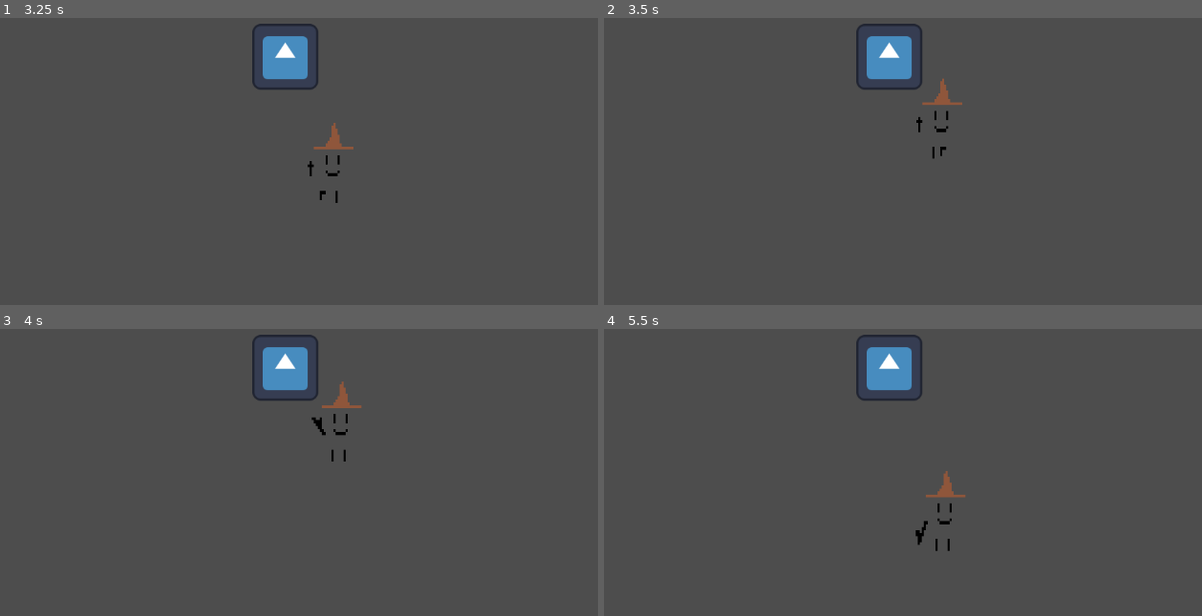
Above: before the commit, frames 1-4 (two rows, left to right).
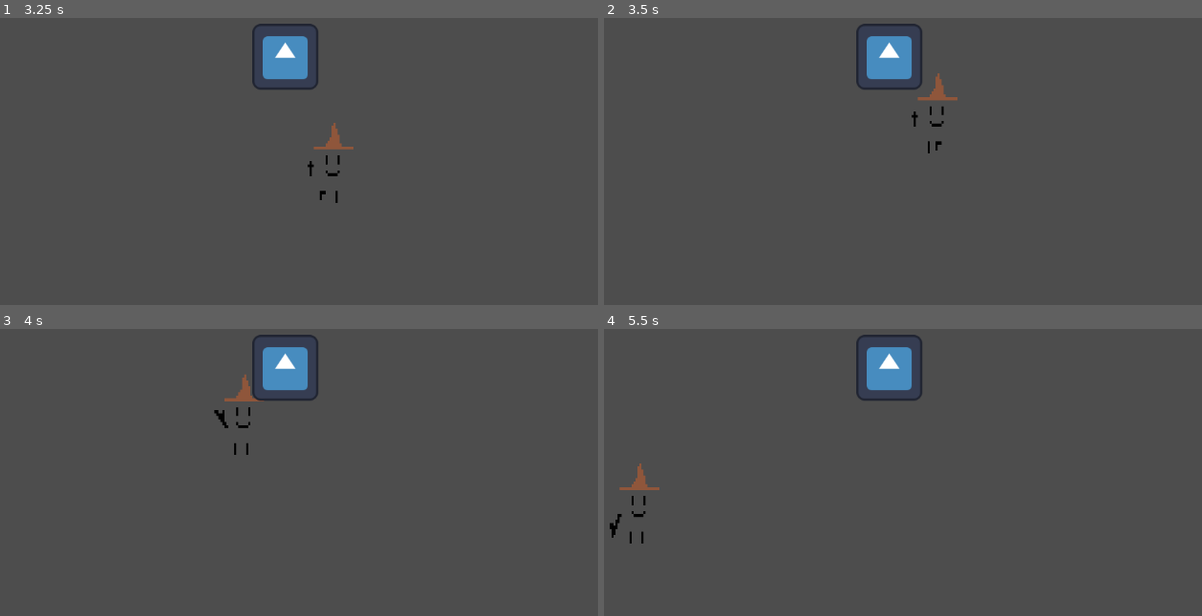
Above: after the commit, the same moments.

Repository: CplCanuck/mru-hacks-2025
Game: Godot game, scene res://Scenes/player_test.tscn
Same seed, same stepped clock (60 frames per second), same inputs: the game is played once before the commit and once after it. The engine's default icon, where the game draws it, is replaced by a stand-in: a white triangle on a blue panel in a dark square.
Inputs:
- Up to frame 1 (3.25 s): tap Enter at 0.5 s; hold D (right) 0.53-1.28 s; hold Space (attack) 0.53-1.28 s; hold S (down) 1.28-2.03 s; tap E (interact) at 1.35, 2.85 s; hold D (right) 2.03-2.78 s; hold Space (attack) 2.03-2.78 s; hold W (up) from 2.78 s (still down)
- Up to frame 2 (3.5 s): keep holding W (up)
- Up to frame 3 (4 s): release W (up) at 3.53 s; hold A (left) from 3.53 s (still down); hold Space (attack) from 3.53 s (still down)
- Up to frame 4 (5.5 s): release Space (attack) at 4.28 s; tap E (interact) at 4.35 s; release A (left) at 5.03 s; hold S (down) from 5.03 s (still down); hold Space (attack) from 5.03 s (still down)

Frame 1 is identical in both runs. In frame 2, 0.5% of the frame differs, in the area x 51-60%, y 19-50%; in frame 3, 0.6%; in frame 4, 0.7%, in the area x 0-61%, y 46-78%.

Commit message:
Add AttackBoxes

Diff:
--- a/Scenes/player.tscn
+++ b/Scenes/player.tscn
@@ -1,12 +1,12 @@
-[gd_scene load_steps=41 format=3 uid="uid://b0g05sv23vr6u"]
+[gd_scene load_steps=43 format=3 uid="uid://b0g05sv23vr6u"]
 
 [ext_resource type="Script" uid="uid://dybfiyquachh8" path="res://Scenes/player.gd" id="1_cvnsp"]
 [ext_resource type="Texture2D" uid="uid://dpoluq7707dbk" path="res://Assets/placeholderWitch-Sheet.png" id="2_cvnsp"]
 [ext_resource type="Script" uid="uid://dqlnduv0t376g" path="res://Scenes/player_animation_tree.gd" id="3_6t5aa"]
 
 [sub_resource type="CapsuleShape2D" id="CapsuleShape2D_onrkg"]
-radius = 33.0
-height = 118.0
+radius = 17.0
+height = 60.0
 
 [sub_resource type="Animation" id="Animation_7dp3o"]
 resource_name = "AttackDown"
@@ -335,10 +335,19 @@
 states/Start/position = Vector2(1174.6667, 246.7897)
 transitions = ["Start", "Idle", SubResource("AnimationNodeStateMachineTransition_6t5aa"), "Idle", "Run", SubResource("A …(343 unchanged characters)…
 
+[sub_resource type="CapsuleShape2D" id="CapsuleShape2D_6t5aa"]
+radius = 37.0
+height = 94.0
+
+[sub_resource type="RectangleShape2D" id="RectangleShape2D_6t5aa"]
+size = Vector2(53, 148)
+
 [node name="Player" type="CharacterBody2D"]
 script = ExtResource("1_cvnsp")
 
 [node name="CollisionShape2D" type="CollisionShape2D" parent="."]
+position = Vector2(0, 42)
+rotation = 1.5707964
 shape = SubResource("CapsuleShape2D_onrkg")
 
 [node name="Sprite2D" type="Sprite2D" parent="."]
@@ -363,3 +372,24 @@
 [node name="PlayerAnimation" type="Node2D" parent="." node_paths=PackedStringArray("animation_tree")]
 script = ExtResource("3_6t5aa")
 animation_tree = NodePath("../AnimationTree")
+
+[node name="AttackPivot" type="Marker2D" parent="."]
+position = Vector2(0, 42)
+
+[node name="AttackHitbox" type="Area2D" parent="AttackPivot"]
+
+[node name="CollisionShape2D" type="CollisionShape2D" parent="AttackPivot/AttackHitbox"]
+position = Vector2(0, 49)
+rotation = 1.5707964
+shape = SubResource("CapsuleShape2D_6t5aa")
+disabled = true
+
+[node name="DashPivot" type="Marker2D" parent="."]
+position = Vector2(0, 42)
+
+[node name="DashHitbox" type="Area2D" parent="DashPivot"]
+
+[node name="CollisionShape2D" type="CollisionShape2D" parent="DashPivot/DashHitbox"]
+position = Vector2(0.5, -56)
+shape = SubResource("RectangleShape2D_6t5aa")
+disabled = true
